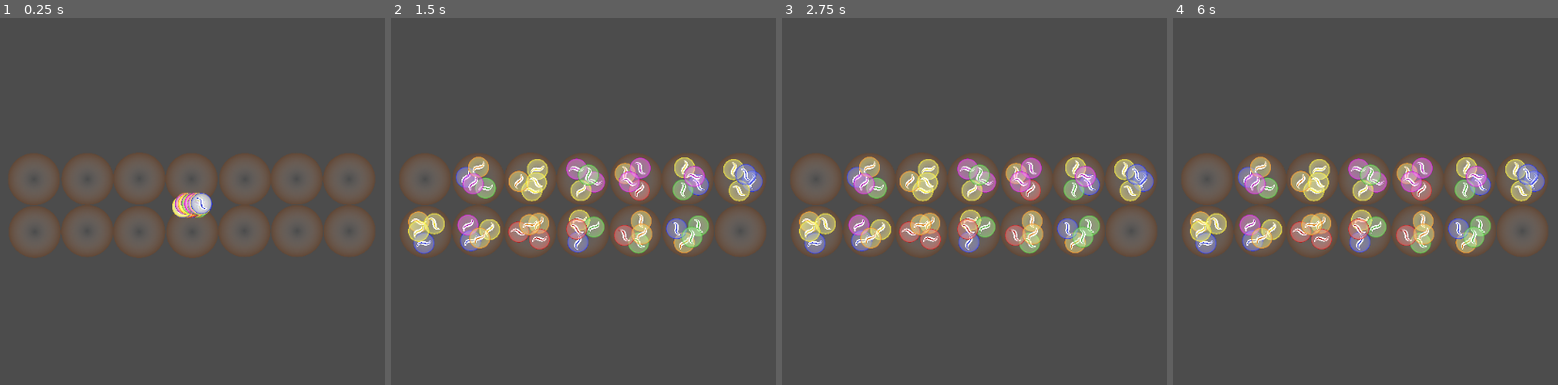
Above: before the commit, frames 1-4 (left to right).
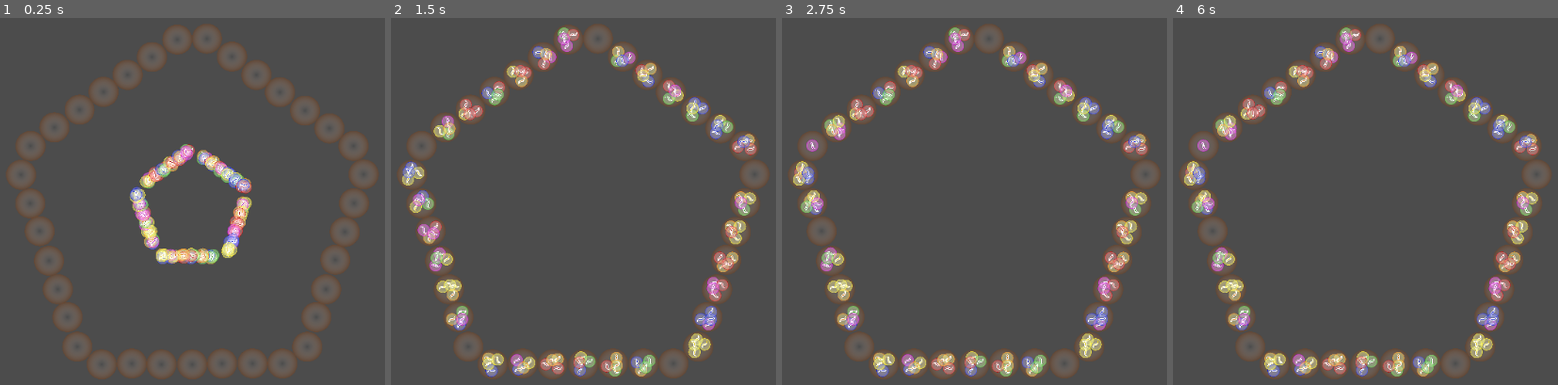
Above: after the commit, the same moments.

Repository: ItsNorin/Mancala
Game: Godot game, scene res://Game/Board/Board.tscn
Same seed, same stepped clock (60 frames per second), same inputs: the game is played once before the commit and once after it. This scene is started directly instead of the project's main scene.
Inputs (mouse positions are in pixels of both pictures, inside the frame that each line leads up to):
- Up to frame 1 (0.25 s): no input
- Up to frame 2 (1.5 s): move the mouse to (749, 183) at 0.52 s; click (749, 183) at 0.67 s; tap Enter at 1.25 s; move the mouse to (433, 227) at 1.27 s; click (433, 227) at 1.42 s
- Up to frame 3 (2.75 s): move the mouse to (1047, 109) at 2.02 s; click (1047, 109) at 2.17 s
- Up to frame 4 (6 s): tap Space at 2.75, 4.25, 5.75 s; move the mouse to (1327, 293) at 2.77 s; click (1327, 293) at 2.92 s; tap Enter at 3.5, 5 s; move the mouse to (outside the picture) at 3.52 s; click (outside the picture) at 3.67 s; move the mouse to (outside the picture) at 4.27 s; click (outside the picture) at 4.42 s; move the mouse to (1404, 205) at 5.02 s; click (1404, 205) at 5.17 s; move the mouse to (1253, 95) at 5.77 s; click (1253, 95) at 5.92 s

The runs differ from the first frame. In frame 1, 24% of the frame differs, in the area x 1-98%, y 2-99%; in frame 2, 28%; in frame 3, 28%; in frame 4, 28%.

Commit message:
Piece Movement

Diff:
--- a/Game/Board/Board.gd
+++ b/Game/Board/Board.gd
@@ -27,38 +27,47 @@
 
 func setPitPileScalar(s:float):
 	pitPileScalar = s
-	setUpdate()
+	_rebuildBoard()
 	pass
 
 func setPieceScale(s:float):
 	pieceScale = s
-	setUpdate()
+	_rebuildBoard()
 	pass
 
 func setPitCount(p:int):
 	pitCount = p
-	setUpdate()
+	_rebuildBoard()
 	pass
 
 func setStartingPieces(p:int):
 	startingPieces = p
-	setUpdate()
+	_rebuildBoard()
 	pass
 
 func setDesiredSize(s:float):
 	desiredSize = s
-	setUpdate()
+	_rebuildBoard()
 	pass
+
+func setSides(s:int):
+	sideCount = s
+	_rebuildBoard()
+	pass
+
 
 # warning-ignore:unused_argument
 func setUpdate(b:bool = false):
-	setSides(sideCount)
+	_rebuildBoard()
 	pass
+
 
 
 func _createNewSides(pitRadius:float) -> Array:
 	# create needed pits
 	var theta:float = 2*PI/sideCount
+
+	var prevRow:PlayerRow = null
 
 	var sides = []
 	sides.resize(sideCount)
@@ -69,16 +78,26 @@
 		r.setPileScalar(pitPileScalar)
 		r.rotate(theta*i + PI/2)
 
+		# link pits between first row and last row
+		if prevRow != null:
+			var np:Pit = r.pits.front()
+			(prevRow.pits.back() as Pit).linkNext(np)
+		prevRow = r
+
 		sides[i] = r
+
+	# link last row to first row
+	var np:Pit = (sides.front() as PlayerRow).pits.front()
+	var pp:Pit = (sides.back() as PlayerRow).pits.back()
+	pp.linkNext(np)
 
 	return sides
 
-func setSides(s:int):
-	sideCount = s
 
+func _rebuildBoard():
 	if layout != null:
 		# clear all pieces
-		pieceManager.remove_all_children()
+		pieceManager.free_all_children()
 
 		# calulate pit radius to scale board to given size
 		var pitRadius:float = desiredSize / pitCount / 2
@@ -103,7 +122,7 @@
 
 		layout.position = Vector2(0, vOffset)
 		# update layout
-		layout.remove_all_children()
+		layout.free_all_children()
 		layout.setRadius(layoutRadius)
 		layout.add_child_many(sidesArr)
 
@@ -113,13 +132,28 @@
 		for i in sideCount:
 			for j in range(1, pitCount):
 				var pcs = pieceManager.getNewPieces(pieceRadius, startingPieces)
-				var p:Pit = (sidesArr[i] as PlayerRow).getPit(j)
+				var p:Pit = (sidesArr[i] as PlayerRow).pits[j]
 				p.addPieces(pcs)
+	pass
 
+
+func connectPitClickSignals():
+	if !Engine.is_editor_hint():
+		var rows = layout.get_children()
+		for r in rows:
+			if r is PlayerRow:
+				for p in (r as PlayerRow).pits:
+					p.connect("pit_clicked", self, "_on_pit_click")
+	pass
+
+func _on_pit_click(pit):
+	if pit is Pit:
+		pieceManager.movePieces(pit)
 	pass
 
 func _ready():
-	setSides(sideCount)
+	_rebuildBoard()
+	connectPitClickSignals()
 	pass
 
 func _process(delta):
--- a/Game/Board/Board.tscn
+++ b/Game/Board/Board.tscn
@@ -7,21 +7,17 @@
 [node name="Board" type="Node2D"]
 position = Vector2( 512, 300 )
 script = ExtResource( 1 )
-sideCount = 2
-pitCount = 7
-startingPieces = 4
 pieceScale = 0.4
 pitPileScalar = 0.45
-desiredSize = 500.0
-update = false
 
 [node name="CircleLayout" type="Node2D" parent="."]
+position = Vector2( 0, 11.6945 )
 rotation = 1.5708
 script = ExtResource( 2 )
 update = false
-radius = 35.7155
+radius = 204.56
 
 [node name="PieceManager" type="Node2D" parent="."]
 script = ExtResource( 3 )
 pieceColors = [ Color( 0.0941176, 0.137255, 0.768627, 1 ), Color( 0.662745, 0.0745098, 0.0745098, 1 ), Color( 0.227451, 0.627451, 0.145098, 1 ), Color( 0.666667, 0.054902, 0.686275, 1 ), Color( 0.827451, 0.47451, 0.0627451, 1 ), Color( 0.878431, 0.796078, 0.109804, 1 ) ]
-pieceMoveSpeed = 1.0
+pieceMoveSpeed = 0.5
--- a/Game/Board/Piece/Piece.gd
+++ b/Game/Board/Piece/Piece.gd
@@ -37,8 +37,3 @@
 # warning-ignore:return_value_discarded
 			tween.start()
 	pass
-
-
-func _exit_tree():
-	pieceVisible.queue_free()
-	tween.queue_free()
--- a/Game/Board/PieceManager.gd
+++ b/Game/Board/PieceManager.gd
@@ -16,6 +16,20 @@
 
 var piecesToMove = []
 var pieces = []
+
+
+func movePieces(pit:Pit):
+	var toMove:Array = pit.withdrawAllPieces()
+	var pitPtr:Pit = pit.getNextPit()
+	for p in toMove:
+		if p is Piece:
+			pitPtr.addPiece(p)
+			for pToMv in pitPtr.getAllPieces():
+				if pToMv is Piece:
+					piecePositionChanged(pToMv)
+			pitPtr = pitPtr.getNextPit()
+
+	pass
 
 func updatePiecePositions():
 	for p in piecesToMove:
@@ -41,7 +55,7 @@
 	piecePositionChanged(p)
 	return p
 
-func remove_all_children():
+func free_all_children():
 	for c in self.get_children():
 		.remove_child(c)
 		c.queue_free()
--- a/Game/Board/PlayerRow/Pit/Pit.gd
+++ b/Game/Board/PlayerRow/Pit/Pit.gd
@@ -9,10 +9,14 @@
 
 class_name Pit
 
+signal pit_clicked(pit)
+
 export (float, 16, 256) var radius = 64 setget setRadius
 export (float, 0.1, 1) var pileRadiusScalar = 0.5 setget setPileRadiusScalar
 
 var layout:SunflowerSeedLayout
+
+var _nextPit:Pit = null
 
 func addPiece(p:Piece):
 	layout.add_child(p)
@@ -22,8 +26,12 @@
 	layout.add_child_many(pa)
 	pass
 
+func getAllPieces() -> Array:
+	return layout.get_children()
+
 func withdrawAllPieces() -> Array:
-	var pieces = layout.get_children()
+	var pieces = getAllPieces()
+	layout.remove_all_children()
 	return pieces
 
 func pieceCount() -> int:
@@ -47,6 +55,14 @@
 	layout.setRadius(radius * s)
 	pass
 
+func linkNext(np:Pit):
+	if np != null:
+		_nextPit = np
+	pass
+
+func getNextPit():
+	return _nextPit
+
 func _init():
 	layout = SunflowerSeedLayout.new()
 	add_child(layout)
@@ -60,8 +76,8 @@
 	if event is InputEventMouseButton:
 		if event.pressed:
 			if event.global_position.distance_to(self.global_position) <= radius:
-				print("Mouse Click at: ", self.global_position)
 				get_tree().set_input_as_handled()
+				emit_signal("pit_clicked", self)
 	pass
 
 func _exit_tree():
--- a/Game/Board/PlayerRow/PlayerRow.gd
+++ b/Game/Board/PlayerRow/PlayerRow.gd
@@ -10,7 +10,7 @@
 var layout:LineLayoutCentered = null
 var PIT = preload("Pit/Pit.tscn")
 
-var pits = []
+var pits:Array = []
 
 func length() -> float:
 	return layout.length() + 2*_pitRadius
@@ -32,8 +32,10 @@
 
 func _regeneratePits():
 	if layout != null:
-		layout.remove_all_children()
+		layout.free_all_children()
 		layout.setSpacing(2*_pitRadius)
+
+		var prevPit:Pit = null
 
 		# create needed pits
 		pits.resize(_pitCount)
@@ -44,12 +46,14 @@
 			p.setPileRadiusScalar(_pileScalar)
 			pits[i] = p
 
+			# link pits
+			if prevPit != null:
+				prevPit.linkNext(p)
+			prevPit = p
+
 		# update layout
 		layout.add_child_many(pits)
 	pass
-
-func getPit(i:int) -> Pit:
-	return pits[i]
 
 func _init():
 	randomize()
--- a/Lib/Layout/Layout.gd
+++ b/Lib/Layout/Layout.gd
@@ -47,6 +47,11 @@
 func remove_all_children():
 	for c in self.get_children():
 		.remove_child(c)
+	pass
+
+func free_all_children():
+	for c in self.get_children():
+		.remove_child(c)
 		c.queue_free()
 	pass
 
